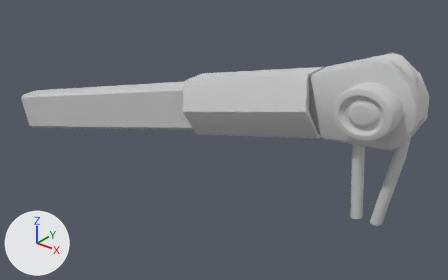
One commit to the FBX model resource/3d/Stage 1/stage01_01/obj_crane_head.FBX: the scene before it, then after it.
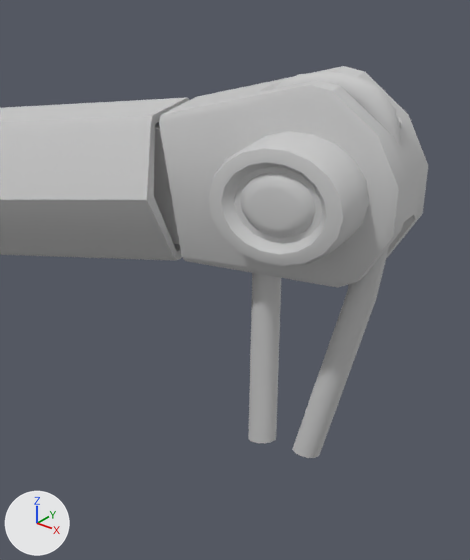
There are two pictures of each version: one whole from a camera (50 mm lens) standing at (266.13, -222.68, 15.99) and looking at (258.65, -213.33, 10.19), one close up on the part from 54% to 100% of the width and 9% to 97% of the height. Every picture has the same lights, and +X, +Y and +Z are marked at lower left. Where no turn or scale is listed for an object, it has been applied to the vertices.

The first close-up shows 'obj_crane_head'.
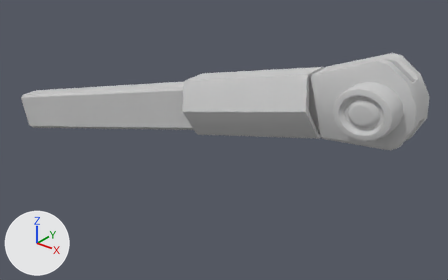
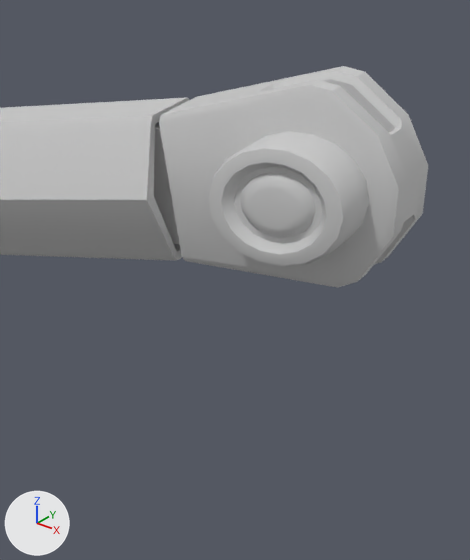
Changed parts and their boxes [x1, y1, x2, y2] in the close-ups (470 x 560 px):
```json
{"object": "obj_crane_head", "change": "reshaped", "before": [0, 66, 428, 458], "after": [0, 66, 428, 288]}
{"part": 1, "of": "me_mesh", "change": "deleted", "before": [248, 72, 402, 458]}
```

The change, as JSON lines over the scene's bpy script:
```json
{"block": "me_mesh", "where": "me_mesh.from_pydata(...)  # 800 vertices, 1542 faces; spans x -2.13..8.71, y -0.66..0.56, z -0.82..3.18"}
{"block": "me_mesh", "where": "# used by ob_obj_crane_head; location = (254.24, -213.72, 9.75)"}
{"block": "me_mesh", "change": "me_mesh part 1: the loose piece of 204 vertices spanning x 7.49..8.61, y -0.09..0.09, z 0.04..3.18 is deleted"}
```
